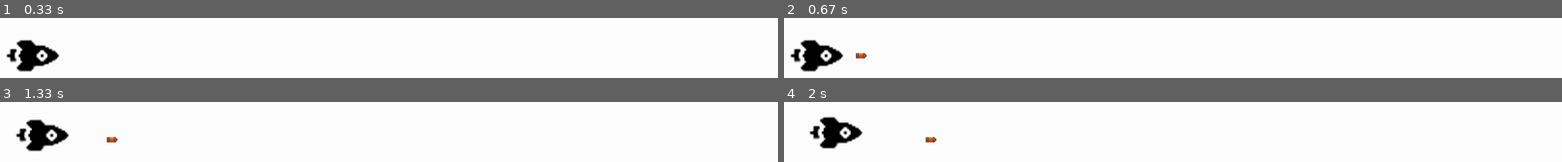
Above: before the commit, frames 1-4 (two rows, left to right).
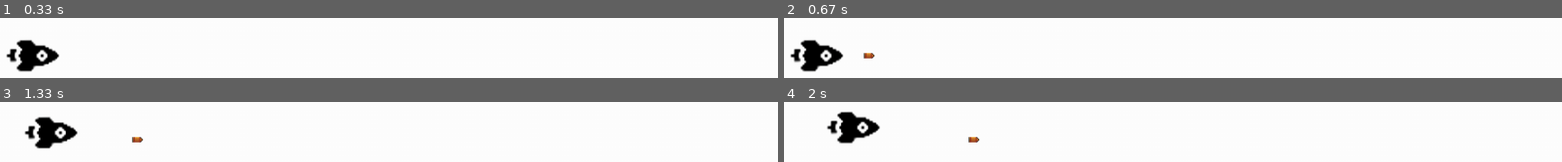
Above: after the commit, the same moments.

Repository: Rmdru/HR-pygame
Game: pygame game, started from main.py
Two runs of this game, one before a commit and one after it. Both use one fixed random seed, a clock stepped at 60 frames per second and the inputs below.
Inputs:
- Up to frame 1 (0.33 s): no input
- Up to frame 2 (0.67 s): tap Space at 0.33 s
- Up to frame 3 (1.33 s): hold D 0.67-1.13 s; tap Space at 0.73, 1.03, 1.23 s; hold W from 1.17 s (still down)
- Up to frame 4 (2 s): release W at 1.47 s; hold D 1.5-1.97 s; tap Space at 1.57, 1.87 s

Frame 1 is identical in both runs. In frame 2, 0.2% of the frame differs, in the area x 9-12%, y 58-68%; in frame 3, 2.5%; in frame 4, 3.0%, in the area x 3-26%, y 16-78%.

Commit message:
+ player_speed variable bullet speed increased modified print commands

Diff:
--- a/main.py
+++ b/main.py
@@ -21,6 +21,7 @@
 playerY = ( screen_height // 2 ) - ( PlayerImg_Y_size // 2 )
 playerX_change = 0
 playerY_change = 0
+player_speed = 0.75
 
 # Bullet
 # Ready = Cant't see the bullet
@@ -30,7 +31,7 @@
 BulletImg_Y_size = 32
 bulletX = playerX
 bulletY = playerY + (BulletImg_Y_size // 2)
-bulletX_change = 1
+bulletX_change = 1.5
 bulletY_change = 0
 bullet_state = "ready"
 
@@ -60,23 +61,23 @@
         # If keystroke is Pressed
         if event.type == pygame.KEYDOWN:
             ## Movement
-            print("A keystroke is pressed")
+            print("Key down:")
             # If a key, X decreases
             if event.key == pygame.K_a:
-                playerX_change = -0.4
-                print("Key a is pressed")
+                playerX_change = -player_speed
+                print("a")
             # If d key, X increases
             if event.key == pygame.K_d:
-                playerX_change = +0.4
-                print("Key d is pressed")
+                playerX_change = +player_speed
+                print("d")
             # If w key, Y decreases
             if event.key == pygame.K_w:
-                playerY_change = -0.4
-                print("Key w is pressed")
+                playerY_change = -player_speed
+                print("w")
             # If s key, Y increases
             if event.key == pygame.K_s:
-                playerY_change = +0.4
-                print("Key s is pressed")
+                playerY_change = +player_speed
+                print("s")
 
             ## Shooting
             if event.key == pygame.K_SPACE and bullet_state == "ready":
@@ -85,11 +86,11 @@
                 # Set bullet Y coordinate to current player Y coordinate
                 bulletY = playerY
                 fire_bullet(playerX, bulletY)
-                print("Key space is pressed")
+                print("space")
 
         # If keystroke is released, change speed to 0
         if event.type == pygame.KEYUP:
-            print("Keystroke has been released")
+            print("Key up")
             if event.key == pygame.K_a:
                 playerX_change = 0
             if event.key == pygame.K_d:
